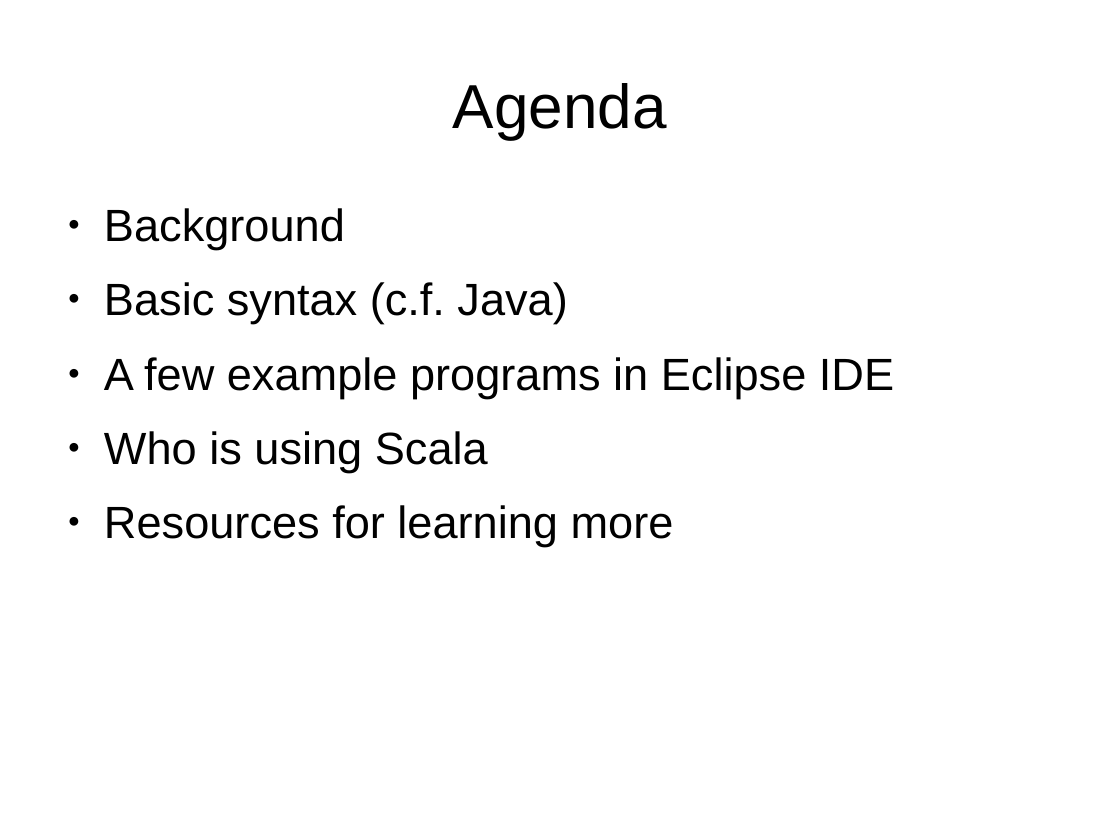
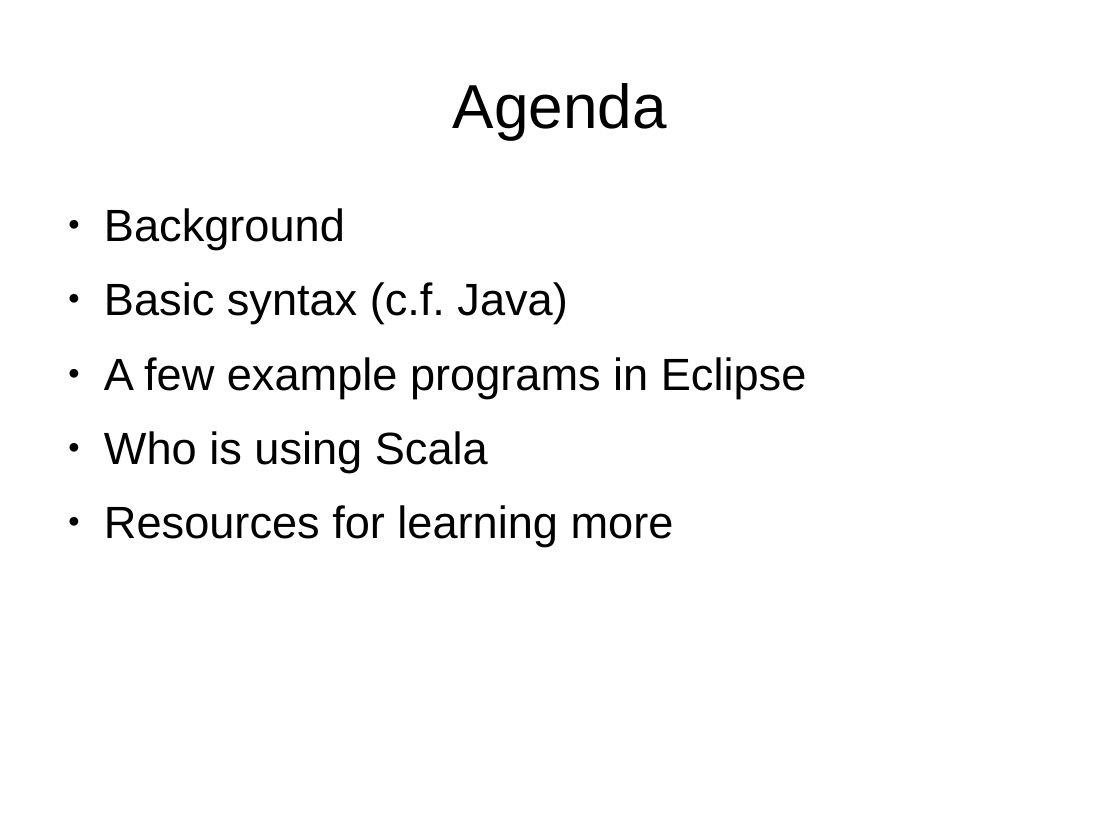
Before and after one commit to kaesler/ScalaTalk, a slide deck: slide 5 of my_slides/ScalaTalk.odp. Drawn at 1120x840 pixels with LibreOffice and Linux fonts; fonts in the diff are those of the drawing; background and template pictures are left out. Boxes give left, top, right and bottom in pixels: in the first picture for what was removed or moved away, otherwise in the second. Text is boxed around its words. In the diff, an @@ line names an element or a change of style, - is before the commit and + after.

Commit message:
Tweak slides

```diff
--- a/my_slides/ScalaTalk.odp
+++ b/my_slides/ScalaTalk.odp
@@ text at <box>104,357,807,398</box>: text changed @@
-● A few example programs in Eclipse IDE
+● A few example programs in Eclipse
```
Also in this commit, not shown: 1 other slide changed, 2 slides added, 1 slide removed.
